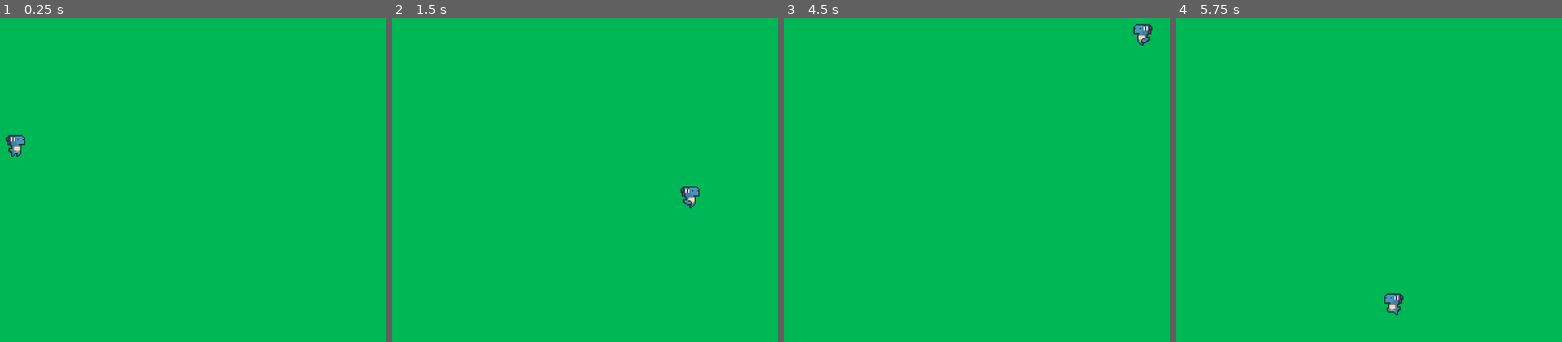
Above: before the commit, frames 1-4 (left to right).
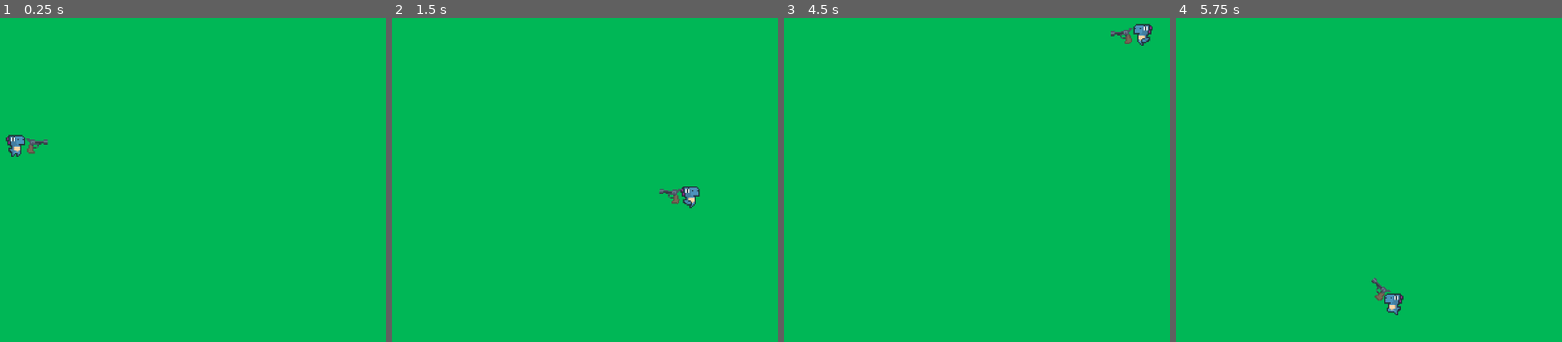
Above: after the commit, the same moments.

Repository: zeezer-xd/Hungry-Cheetah
Game: Godot game, scene res://Scenes/game_scene.tscn
Same seed, same stepped clock (60 frames per second), same inputs: the game is played once before the commit and once after it.
Inputs (mouse positions are in pixels of both pictures, inside the frame that each line leads up to):
- Up to frame 1 (0.25 s): no input
- Up to frame 2 (1.5 s): move the mouse to (569, 124) at 0.52 s; hold D (move_right) 0.53-1.28 s; tap Space (dash) at 0.6, 1.35 s; move the mouse to (outside the picture) at 1.27 s; hold S (move_down) from 1.28 s (still down)
- Up to frame 3 (4.5 s): move the mouse to (872, 53) at 2.02 s; release S (move_down) at 2.03 s; hold D (move_right) 2.03-2.78 s; tap Space (dash) at 2.1, 2.85, 3.5, 3.6, 4.35 s; tap Enter at 2.75, 4.25 s; move the mouse to (outside the picture) at 2.77 s; hold W (move_up) 2.78-3.53 s; move the mouse to (1023, 209) at 3.52 s; hold A (move_left) from 3.53 s (still down); move the mouse to (outside the picture) at 4.27 s
- Up to frame 4 (5.75 s): move the mouse to (1230, 144) at 5.02 s; release A (move_left) at 5.03 s; hold S (move_down) from 5.03 s (still down); tap Space (dash) at 5.1 s

The runs differ from the first frame. In frame 1, 0.1% of the frame differs, in the area x 6-13%, y 37-42%; in frame 2, 0.1%; in frame 3, 0.1%; in frame 4, 0.1%.

Commit message:
gun rotation

Diff:
--- /dev/null
+++ b/Scenes/gun.gd
@@ -0,0 +1,10 @@
+extends Node2D
+
+func _physics_process(delta):
+	var mouse_pos = get_global_mouse_position()
+	var player_pos = global_position
+	if mouse_pos.x > player_pos.x:
+		%gun_sprite.flip_v = false
+	if mouse_pos.x < player_pos.x:
+		%gun_sprite.flip_v = true
+	look_at(get_global_mouse_position())
--- a/Scenes/player.tscn
+++ b/Scenes/player.tscn
@@ -1,7 +1,9 @@
-[gd_scene load_steps=15 format=3 uid="uid://buf2wtcrdukhc"]
+[gd_scene load_steps=17 format=3 uid="uid://buf2wtcrdukhc"]
 
 [ext_resource type="Script" uid="uid://b0372jsk6le5l" path="res://Scripts/player_movement.gd" id="1_cvnsp"]
 [ext_resource type="Texture2D" uid="uid://q1ns0yydliv" path="res://Assets/DinoSprites - doux.png" id="1_v0iea"]
+[ext_resource type="Script" uid="uid://7hr5deoovobx" path="res://Scenes/gun.gd" id="3_fkybt"]
+[ext_resource type="Texture2D" uid="uid://banflp8pfakik" path="res://Assets/Sprite-0001.png" id="3_vgqql"]
 
 [sub_resource type="AtlasTexture" id="AtlasTexture_cvnsp"]
 atlas = ExtResource("1_v0iea")
@@ -92,7 +94,6 @@
 
 [node name="player" type="CharacterBody2D"]
 script = ExtResource("1_cvnsp")
-movement_speed = 100.0
 
 [node name="sprite" type="AnimatedSprite2D" parent="."]
 unique_name_in_owner = true
@@ -103,3 +104,11 @@
 
 [node name="collision" type="CollisionShape2D" parent="."]
 shape = SubResource("CapsuleShape2D_3smsa")
+
+[node name="gun" type="Node2D" parent="."]
+script = ExtResource("3_fkybt")
+
+[node name="gun_sprite" type="Sprite2D" parent="gun"]
+unique_name_in_owner = true
+texture = ExtResource("3_vgqql")
+offset = Vector2(16, 0)
--- a/icon.svg
+++ /dev/null
@@ -1 +0,0 @@
-<svg xmlns="http://www.w3.org/2000/svg" width="128" height="128"><rect width="124" height="124" x="2" y="2" fill="#363d52" stroke="#212532" stroke-width="4" rx="14"/><g fill="#fff" transform="translate(12.322 12.322)scale(.101)"><path d="M105 673v33q407 354 814 0v-33z"/><path fill="#478cbf" d="m105 673 152 14q12 1 15 14l4 67 132 10 8-61q2-11 15-15h162q13 4 15 15l8 61 132-10 4-67q3-13 15-14l152-14V427q30-39 56-81-35-59-83-108-43 20-82 47-40-37-88-64 7-51 8-102-59-28-123-42-26 43-46 89-49-7-98 0-20-46-46-89-64 14-123 42 1 51 8 102-48 27-88 64-39-27-82-47-48 49-83 108 26 42 56 81zm0 33v39c0 276 813 276 814 0v-39l-134 12-5 69q-2 10-14 13l-162 11q-12 0-16-11l-10-65H446l-10 65q-4 11-16 11l-162-11q-12-3-14-13l-5-69z"/><path d="M483 600c0 34 58 34 58 0v-86c0-34-58-34-58 0z"/><circle cx="725" cy="526" r="90"/><circle cx="299" cy="526" r="90"/></g><g fill="#414042" transform="translate(12.322 12.322)scale(.101)"><circle cx="307" cy="532" r="60"/><circle cx="717" cy="532" r="60"/></g></svg>
--- a/project.godot
+++ b/project.godot
@@ -13,7 +13,6 @@
 config/name="Hungry Cheetah"
 run/main_scene="uid://dgoww86h85ocm"
 config/features=PackedStringArray("4.4", "GL Compatibility")
-config/icon="res://icon.svg"
 
 [input]
 
Binary file added: Assets/Sprite-0001.png
Not shown, changed: Assets/Sprite-0001.png.import
Not shown, added: Scenes/gun.gd.uid
